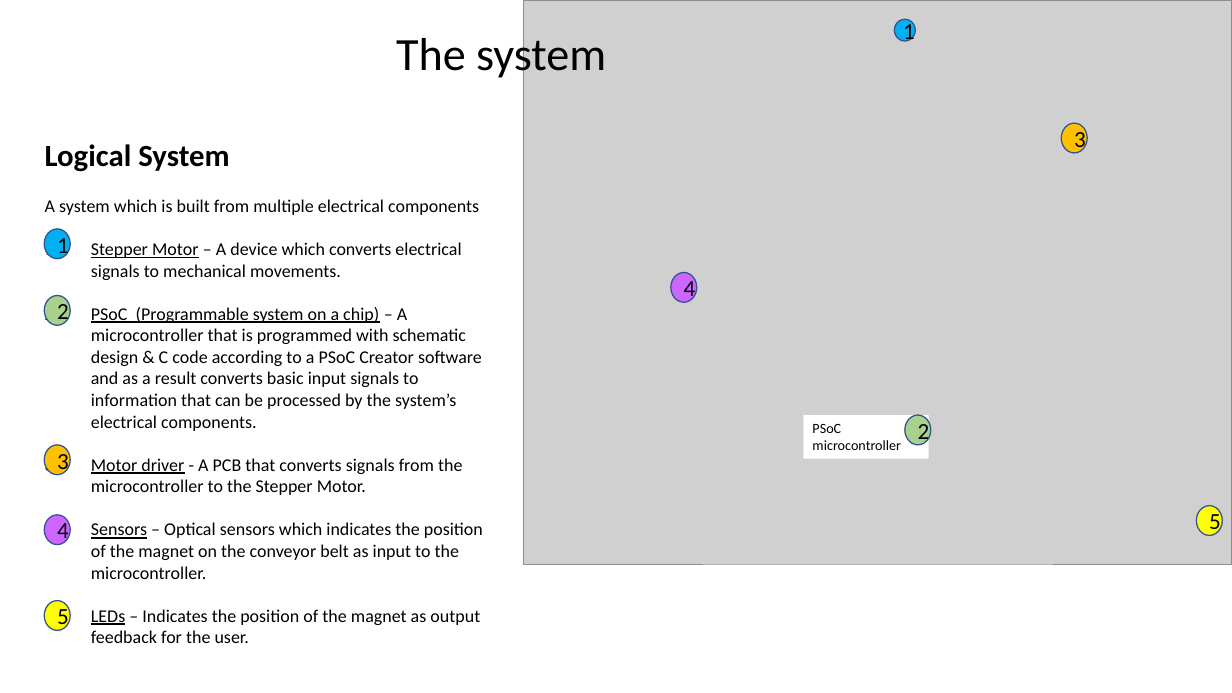
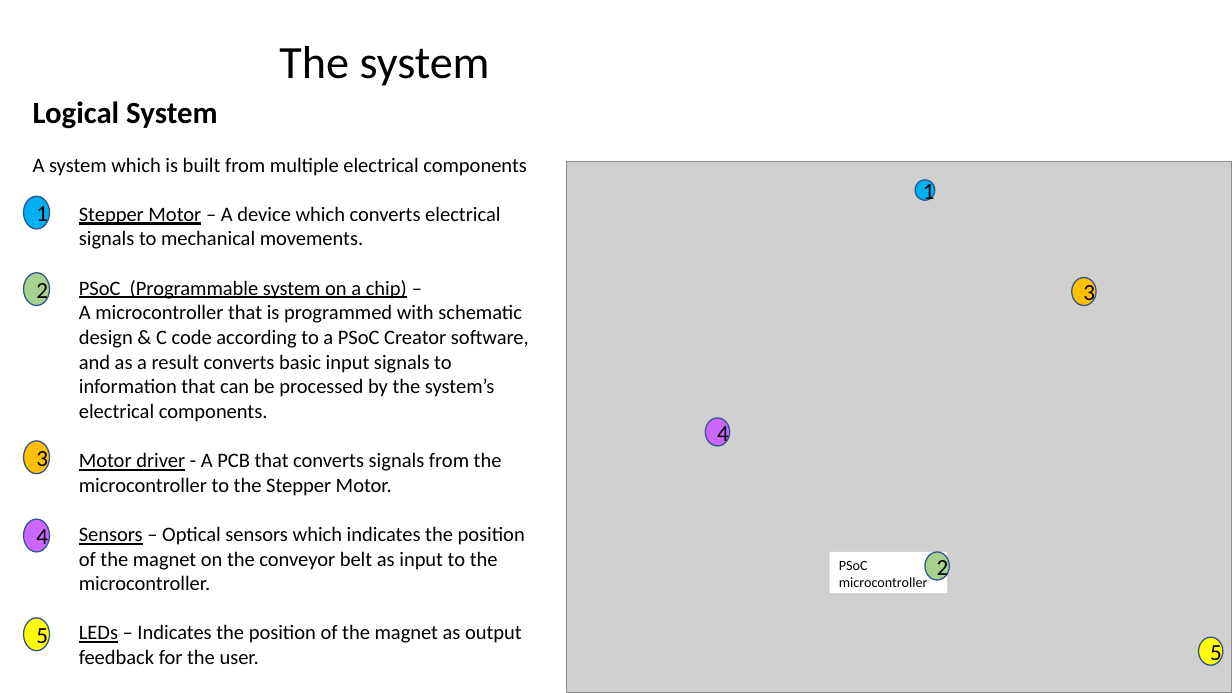
Before and after one commit to eylonk12/university_project, a slide deck: slide 4 of main/prs_2022-048p.pptx (slide 5 before the commit). Drawn at 1232x693 pixels with LibreOffice and Linux fonts; fonts in the diff are those of the drawing; grey boxes stand for pictures; background and template pictures are left out. Boxes give left, top, right and bottom in pixels: in the first picture for what was removed or moved away, otherwise in the second. Text is boxed around its words. In the diff, an @@ line names an element or a change of style, - is before the commit and + after.

```diff
--- a/main/prs_2022-048p.pptx
+++ b/main/prs_2022-048p.pptx
@@ text "The system" rewrapped from [396,31,606,81] to [279,46,490,86] @@
@@ text "Logical System": place and size @@
-text "Logical System" at [45,144,483,643]
+text "Logical System" at [33,101,529,664]
@@ text at [33,157,527,664]: size 14 to 16 pt in "A system which is built from multiple ...", "Stepper Motor – A device which converts ...", "Motor driver - A PCB that converts ...", "Sensors – Optical sensors which indicates the ..." and 1 more places @@
@@ picture: place and size @@
-picture at [523,0,1232,564]
+picture at [567,162,1232,692]
@@ ellipse "1": place and size @@
-ellipse "1" at [895,19,916,41]
+ellipse "1" at [915,180,934,201]
@@ ellipse "1": place and size @@
-ellipse "1" at [44,229,70,259]
+ellipse "1" at [23,196,49,229]
@@ ellipse "2": place and size @@
-ellipse "2" at [44,296,70,325]
+ellipse "2" at [23,273,49,306]
@@ text at [79,280,529,422]: text changed; size 14 to 16 pt @@
-2) PSoC (Programmable system on a chip) – A microcontroller that is programmed with schematic design & C code according to a PSoC Creator software and as a result converts basic input signals to information that can be processed by the system’s electrical components.
+2) PSoC (Programmable system on a chip) –
+   A microcontroller that is programmed with schematic design & C code according to a PSoC Creator software, and as a result converts basic input signals to information that can be processed by the system’s electrical components.
@@ ellipse "3": place and size @@
-ellipse "3" at [1062,123,1088,152]
+ellipse "3" at [1072,277,1096,305]
@@ ellipse "4": place and size @@
-ellipse "4" at [671,273,697,302]
+ellipse "4" at [705,418,729,445]
@@ ellipse "3": place and size @@
-ellipse "3" at [44,445,70,474]
+ellipse "3" at [23,441,49,474]
@@ ellipse "4": place and size @@
-ellipse "4" at [44,515,70,544]
+ellipse "4" at [23,519,49,553]
@@ rectangle "PSoC microcontroller": place and size @@
-rectangle "PSoC microcontroller" at [804,415,929,458]
+rectangle "PSoC microcontroller" at [830,552,947,592]
@@ ellipse "2": place and size @@
-ellipse "2" at [905,415,931,445]
+ellipse "2" at [925,552,949,579]
@@ ellipse "5": place and size @@
-ellipse "5" at [44,601,70,630]
+ellipse "5" at [23,618,49,652]
@@ ellipse "5": place and size @@
-ellipse "5" at [1197,506,1223,535]
+ellipse "5" at [1199,638,1223,665]
```
Also in this commit, not shown: 6 other slides changed, 2 slides added, 1 slide removed, 1 other file.
